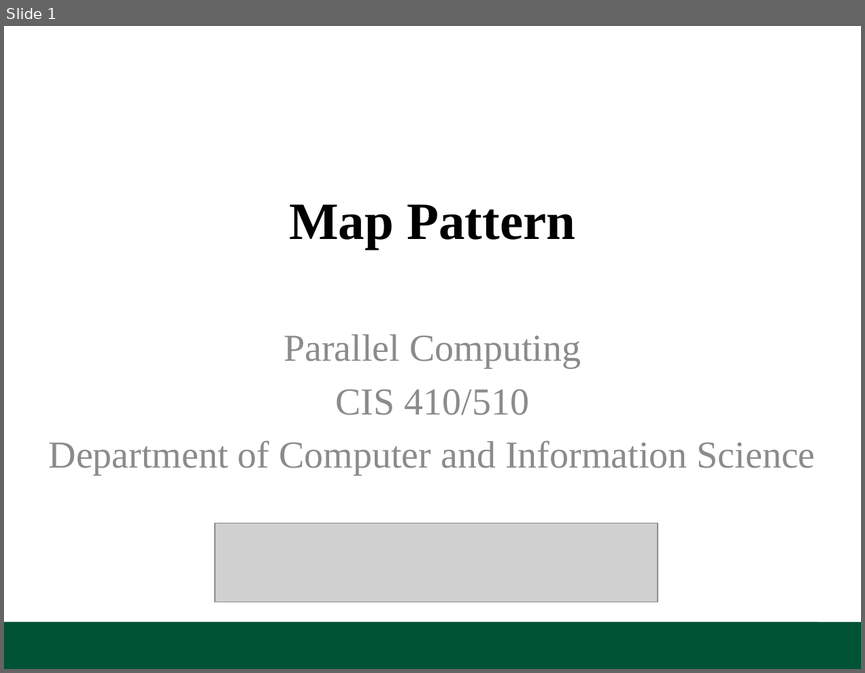
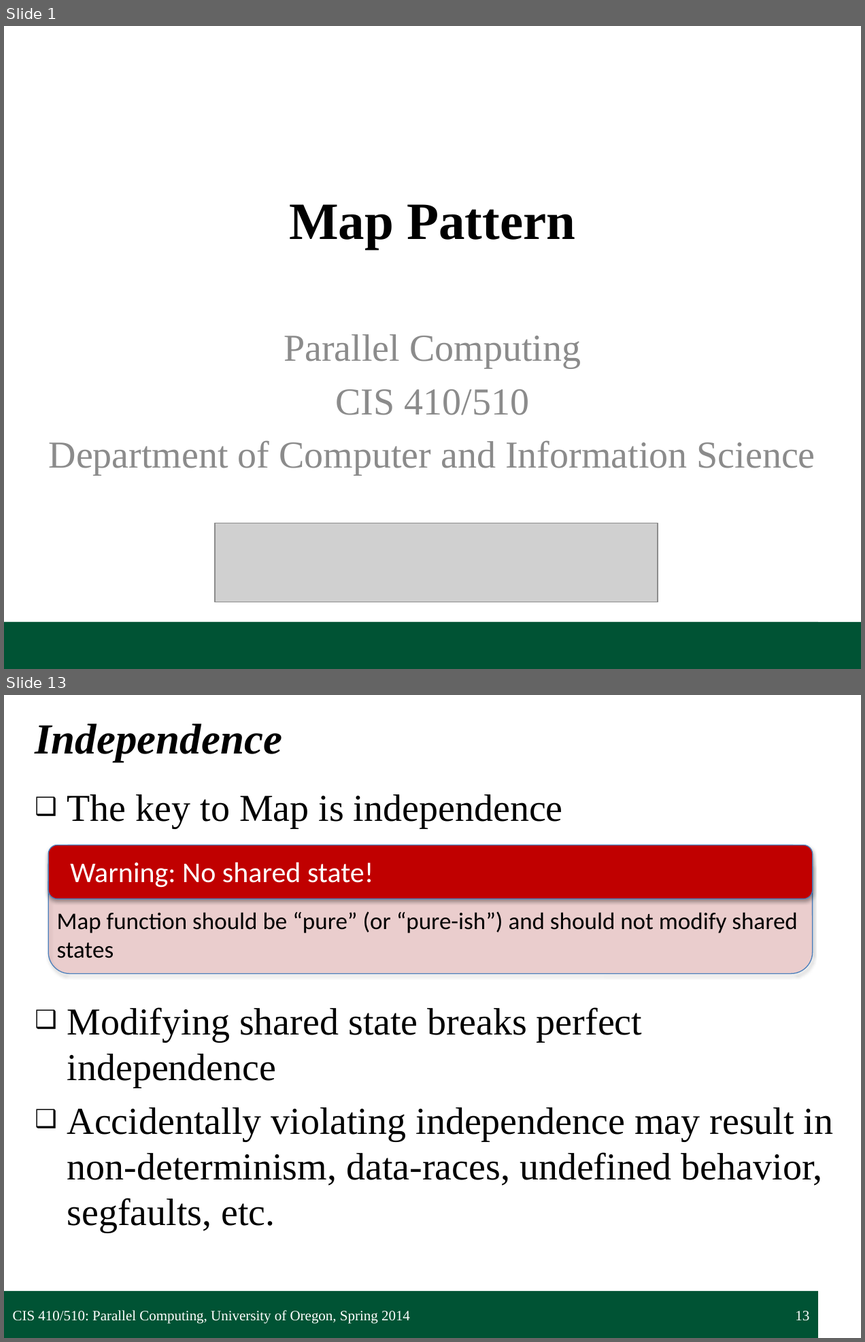
Before and after one commit to UOregonParallel/CourseMaterials, a slide deck: lecture_content/classSlides/1_mapPattern/mapPattern.pptx. Shown one above the other, each under a label of ours: slide 1 before the commit, slides 1 and 13 after it; the slides between them are not shown. The pictures are 865x673 and 865x1342 pixels, drawn with LibreOffice and Linux fonts; fonts in the diff are those of the drawing; grey boxes stand for pictures; background and template pictures are left out. Boxes give left, top, right and bottom in pixels: in the first picture for what was removed or moved away, otherwise in the second. Text is boxed around its words. In the diff, an @@ line names an element or a change of style, - is before the commit and + after.

```diff
--- a/lecture_content/classSlides/1_mapPattern/mapPattern.pptx
+++ b/lecture_content/classSlides/1_mapPattern/mapPattern.pptx
@@ slide 13 added at box(4, 695, 861, 1338), background #FFFFFF; not listed: 1 template element that a slide beside it also shows @@
@@ title added at box(35, 724, 282, 762), 36 pt, text #000000, bold, italic @@
+Independence
@@ text added at box(67, 794, 834, 1232), 32 pt, text #000000 @@
+❑ The key to Map is independence
+❑ Modifying shared state breaks perfect independence
+❑ Accidentally violating independence may result in non-determinism, data-races, undefined behavior, segfaults, etc.
@@ group added at box(49, 845, 813, 974): 2 rounded rectangles, 2 texts @@
+Map function should be “pure” (or “pure-ish”) and should not modify shared states
+Warning: No shared state!
@@ text added at box(13, 1310, 410, 1323), 12 pt, text #FFFFFF @@
+CIS 410/510: Parallel Computing, University of Oregon, Spring 2014
@@ page number added at box(795, 1310, 809, 1321), 12 pt, text #FFFFFF @@
+13
```
Also in this commit, not shown: 1 slide changed, 23 other slides added.
